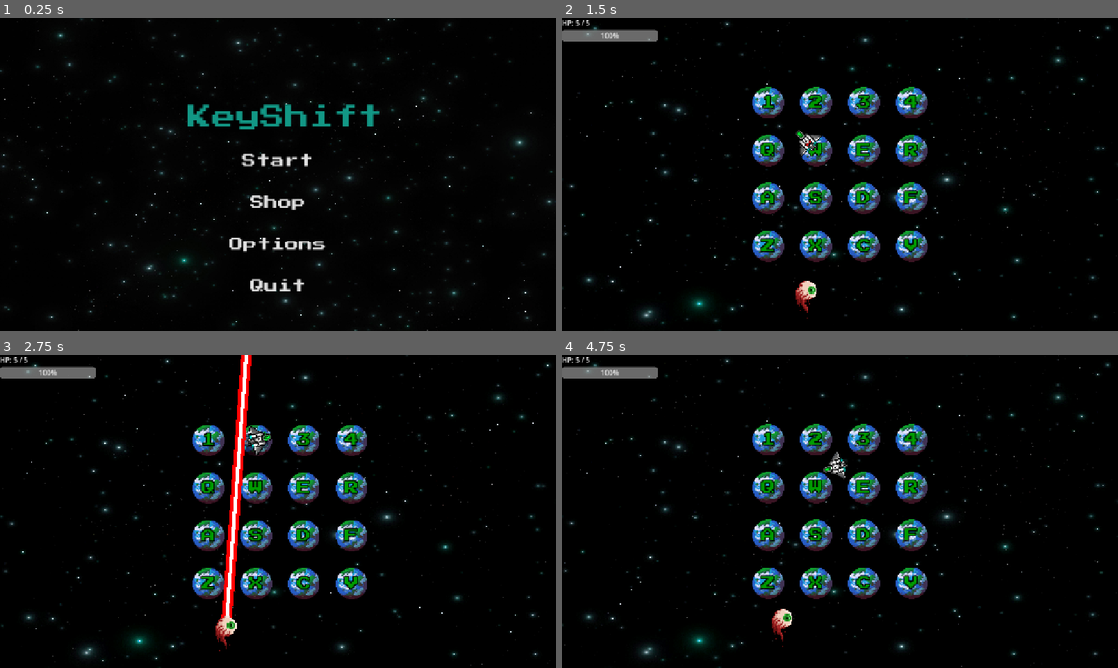
Above: before the commit, frames 1-4 (two rows, left to right).
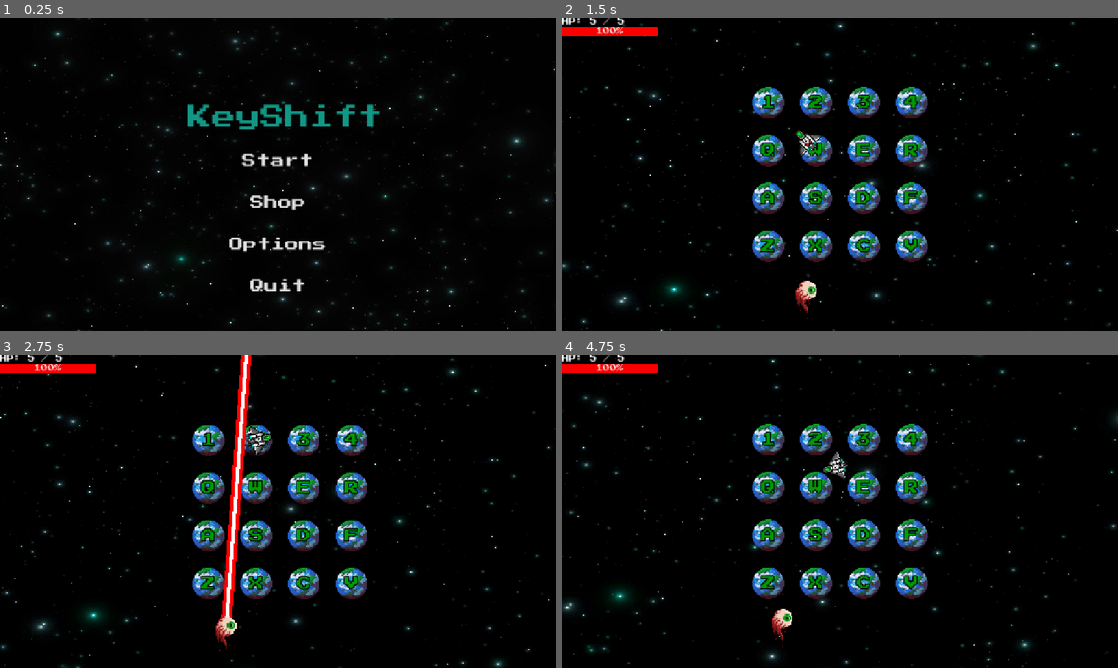
Above: after the commit, the same moments.

Repository: jcote04/CS780Game
Game: Godot game, scene res://scenes/main/main_menu.tscn
The game is run twice, just before and just after one commit, with the same random seed, the same clock (stepped at 60 frames per second) and the same inputs.
Inputs (mouse positions are in pixels of both pictures, inside the frame that each line leads up to):
- Up to frame 1 (0.25 s): no input
- Up to frame 2 (1.5 s): click "Start" at 0.5 s; tap Enter at 1.25 s; move the mouse to (962, 158) at 1.27 s; hold D from 1.28 s (still down); tap 1 at 1.35 s
- Up to frame 3 (2.75 s): move the mouse to (166, 527) at 2.02 s; release D at 2.03 s; hold S from 2.03 s (still down); tap 2 at 2.1 s
- Up to frame 4 (4.75 s): move the mouse to (895, 442) at 2.77 s; release S at 2.78 s; hold D 2.78-3.53 s; tap 3 at 2.85 s; move the mouse to (812, 574) at 3.52 s; hold W 3.53-4.28 s; tap 4 at 3.6 s; move the mouse to (1006, 558) at 4.27 s; hold A from 4.28 s (still down); tap Q at 4.35 s

The runs differ from the first frame. In frame 1, 1.3% of the frame differs, in the area x 0-100%, y 0-100%; in frame 2, 3.2%; in frame 3, 3.1%; in frame 4, 3.3%.

Commit message:
Add scrolling background

Diff:
--- /dev/null
+++ b/assets/shaders/background.gdshader
@@ -0,0 +1,9 @@
+shader_type canvas_item;
+
+uniform float scroll_speed_x : hint_range(-1.0, 1.0) = 0.02;
+uniform float scroll_speed_y : hint_range(-1.0, 1.0) = 0.02;
+
+void fragment() {
+    vec2 uv = UV + vec2(scroll_speed_x, scroll_speed_y) * TIME;
+    COLOR = texture(TEXTURE, uv);
+}
--- a/scenes/main/main.tscn
+++ b/scenes/main/main.tscn
@@ -3,10 +3,17 @@
 [ext_resource type="Script" uid="uid://b0ioqyw6ukxoc" path="res://scripts/grid.gd" id="1_hyk8p"]
 [ext_resource type="Texture2D" uid="uid://b0t0bku6q1j2j" path="res://assets/backgrounds/space_background.jpg" id="2_6q06x"]
 [ext_resource type="Script" uid="uid://wepj5l05ri0c" path="res://scripts/player/player.gd" id="2_iuonh"]
+[ext_resource type="Shader" uid="uid://cajb4hbto0dg4" path="res://assets/shaders/background.gdshader" id="2_yyfjg"]
 [ext_resource type="Script" uid="uid://b7mw2xlnpbtxm" path="res://scripts/enemies/Boss/boss.gd" id="3_k2fmo"]
 [ext_resource type="Script" path="res://scenes/main/hud.gd" id="4_l3cfh"]
 [ext_resource type="Texture2D" uid="uid://me32ta7jabg6" path="res://assets/sprite_sheets/player_ship1.png" id="4_ow5a4"]
 [ext_resource type="Texture2D" uid="uid://cv7wls1jxnjyn" path="res://assets/sprite_sheets/boss_eyeball.png" id="6_hujxm"]
+[ext_resource type="FontFile" uid="uid://cdsh8vwbf3g4w" path="res://assets/fonts/press_start.ttf" id="9_b1x3f"]
+
+[sub_resource type="ShaderMaterial" id="ShaderMaterial_b1x3f"]
+shader = ExtResource("2_yyfjg")
+shader_parameter/scroll_speed_x = 0.02
+shader_parameter/scroll_speed_y = 0.02
 
 [sub_resource type="RectangleShape2D" id="RectangleShape2D_k2fmo"]
 size = Vector2(41, 38.5)
@@ -166,6 +173,9 @@
 "name": &"move",
 "speed": 5.0
 }]
+
+[sub_resource type="StyleBoxFlat" id="StyleBoxFlat_b1x3f"]
+bg_color = Color(0.9843137, 0, 0, 1)
 
 [sub_resource type="Environment" id="Environment_6q06x"]
 background_mode = 3
@@ -183,8 +193,10 @@
 
 [node name="Camera2D" type="Camera2D" parent="Grid" unique_id=1425661607 groups=["camera"]]
 
-[node name="TextureRect" type="TextureRect" parent="Grid" unique_id=239979487]
+[node name="Background" type="TextureRect" parent="Grid" unique_id=239979487]
 z_index = -1
+texture_repeat = 2
+material = SubResource("ShaderMaterial_b1x3f")
 anchors_preset = 15
 anchor_right = 1.0
 anchor_bottom = 1.0
@@ -216,7 +228,7 @@
 scale = Vector2(2, 2)
 sprite_frames = SubResource("SpriteFrames_ou6is")
 animation = &"idle"
-frame_progress = 0.3526056
+frame_progress = 0.1404233
 
 [node name="Shadow" type="AnimatedSprite2D" parent="Player/AnimatedSprite2D" unique_id=415009978]
 
@@ -224,30 +236,9 @@
 script = ExtResource("3_k2fmo")
 player = NodePath("../Player")
 grid = NodePath("../Grid")
-grid_center = null
-orbit_radius = null
 move_speed = 2.0
-attack_color = null
-warn_color = null
 idle_duration = 1.0
-attack_duration = null
-attack_width = null
-attack_length = null
-blink_duration = null
-charge_warn_color = null
-charge_speed = null
-charge_duration = null
-return_speed = null
 laser_attack_chance = 0.4
-disable_duration = null
-disable_warn_color = null
-disabled_color = null
-normal_color = null
-warn_blinks = null
-blink_time = null
-quadrant_disabled = null
-contact_damage = null
-charge_hit_radius = null
 
 [node name="LaserLine" type="Line2D" parent="Boss" unique_id=2078727681]
 width = 24.0
@@ -262,7 +253,7 @@
 scale = Vector2(3, 3)
 sprite_frames = SubResource("SpriteFrames_6llfj")
 animation = &"move"
-frame_progress = 0.7828522
+frame_progress = 0.1767002
 
 [node name="HUD" type="CanvasLayer" parent="." unique_id=1850616728]
 script = ExtResource("4_l3cfh")
@@ -277,9 +268,12 @@
 
 [node name="Label" type="Label" parent="HUD/MarginContainer/VBoxContainer" unique_id=1216035880]
 layout_mode = 2
+theme_override_fonts/font = ExtResource("9_b1x3f")
 
 [node name="ProgressBar" type="ProgressBar" parent="HUD/MarginContainer/VBoxContainer" unique_id=192540815]
 layout_mode = 2
+theme_override_fonts/font = ExtResource("9_b1x3f")
+theme_override_styles/fill = SubResource("StyleBoxFlat_b1x3f")
 
 [node name="WorldEnvironment" type="WorldEnvironment" parent="." unique_id=209785228]
 environment = SubResource("Environment_6q06x")
--- a/scenes/main/main_menu.tscn
+++ b/scenes/main/main_menu.tscn
@@ -2,7 +2,13 @@
 
 [ext_resource type="Script" uid="uid://cmcrjye3osxhp" path="res://scripts/managers/main_menu.gd" id="1_sd5it"]
 [ext_resource type="Texture2D" uid="uid://b0t0bku6q1j2j" path="res://assets/backgrounds/space_background.jpg" id="2_byqcc"]
+[ext_resource type="Shader" uid="uid://cajb4hbto0dg4" path="res://assets/shaders/background.gdshader" id="3_hiibk"]
 [ext_resource type="FontFile" uid="uid://cdsh8vwbf3g4w" path="res://assets/fonts/press_start.ttf" id="3_w6ykx"]
+
+[sub_resource type="ShaderMaterial" id="ShaderMaterial_w6ykx"]
+shader = ExtResource("3_hiibk")
+shader_parameter/scroll_speed_x = 0.02
+shader_parameter/scroll_speed_y = 0.02
 
 [sub_resource type="StyleBoxEmpty" id="StyleBoxEmpty_hiibk"]
 
@@ -49,6 +55,8 @@
 
 [node name="Background" type="TextureRect" parent="." unique_id=2063141500]
 z_index = -1
+texture_repeat = 2
+material = SubResource("ShaderMaterial_w6ykx")
 anchors_preset = 15
 anchor_right = 1.0
 anchor_bottom = 1.0
Not shown, added: assets/shaders/background.gdshader.uid
